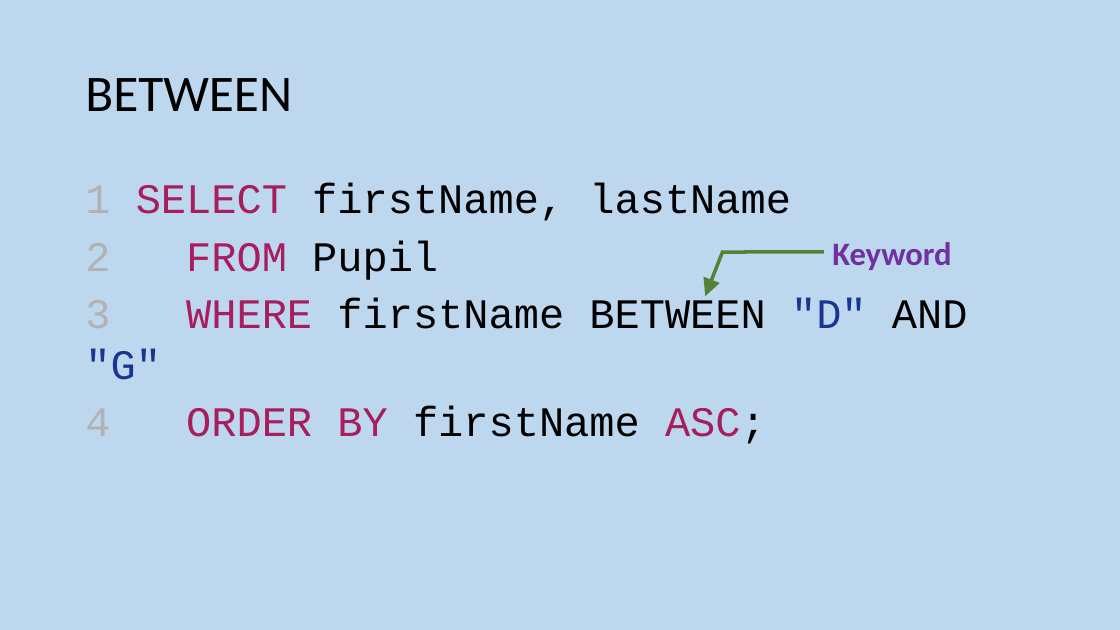
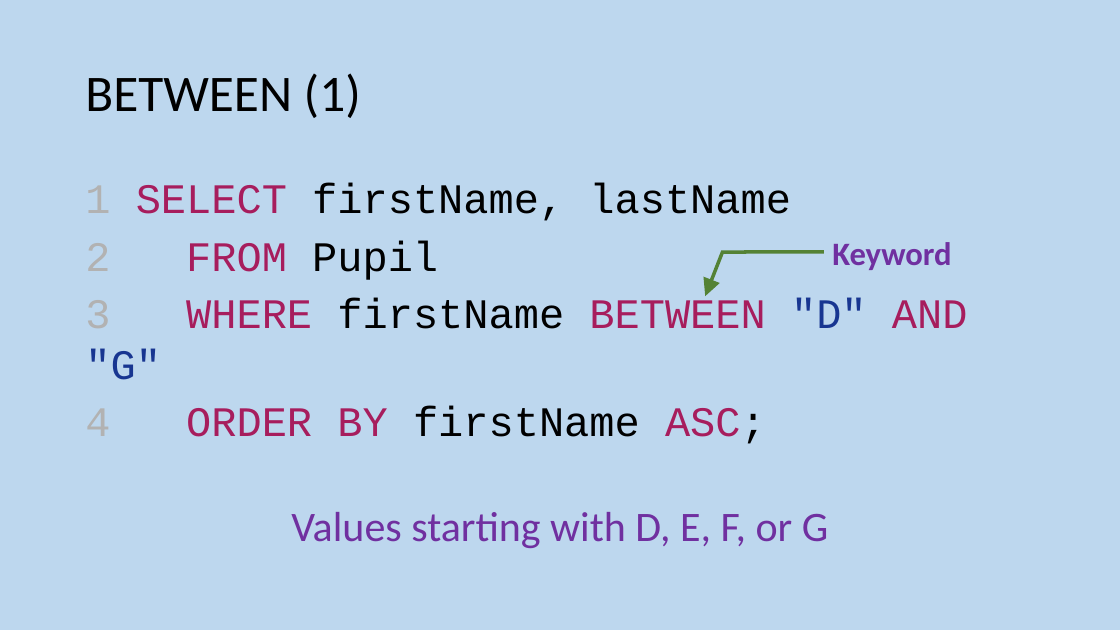
Before and after one commit to MrFriendCS/MrFriendCS.github.io, a slide deck: slide 13 of ah-cs/ddd/AH CS DDD Slides.pptx. Drawn at 1120x630 pixels with LibreOffice and Linux fonts; fonts in the diff are those of the drawing. Boxes give left, top, right and bottom in pixels: in the first picture for what was removed or moved away, otherwise in the second. Text is boxed around its words. In the diff, an @@ line names an element or a change of style, - is before the commit and + after.

```diff
--- a/ah-cs/ddd/AH CS DDD Slides.pptx
+++ b/ah-cs/ddd/AH CS DDD Slides.pptx
@@ title at [85, 73, 361, 118]: text changed @@
-BETWEEN
+BETWEEN (1)
@@ text at [85, 298, 968, 380]: text colour #000000 to #A71D5D in "BETWEEN AND" @@
@@ text added at [291, 512, 828, 548], 36 pt, text #7030A0 @@
+Values starting with D, E, F, or G
```
Also in this commit, not shown: 14 other slides changed, 75 slides removed, 1 other file.
